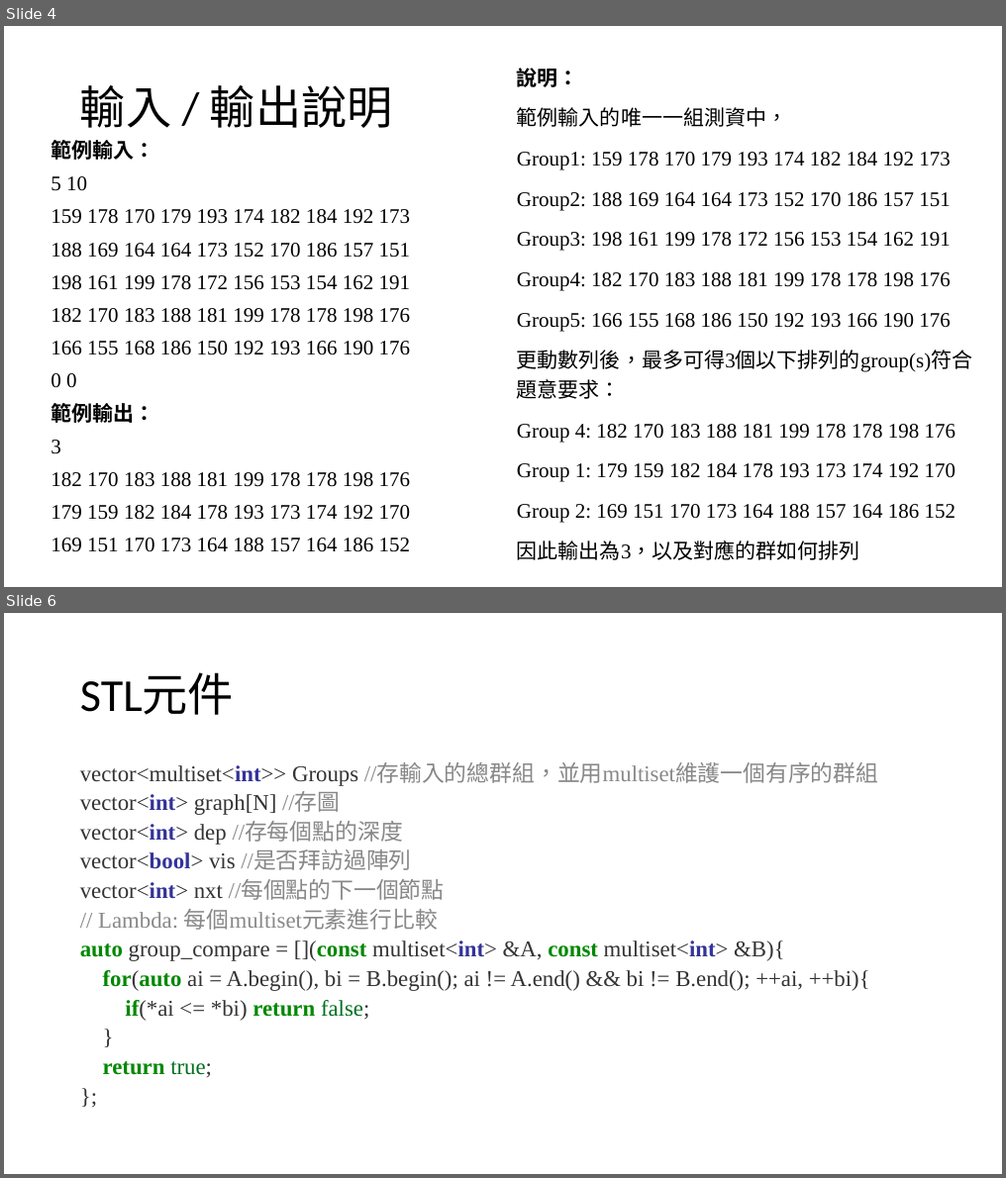
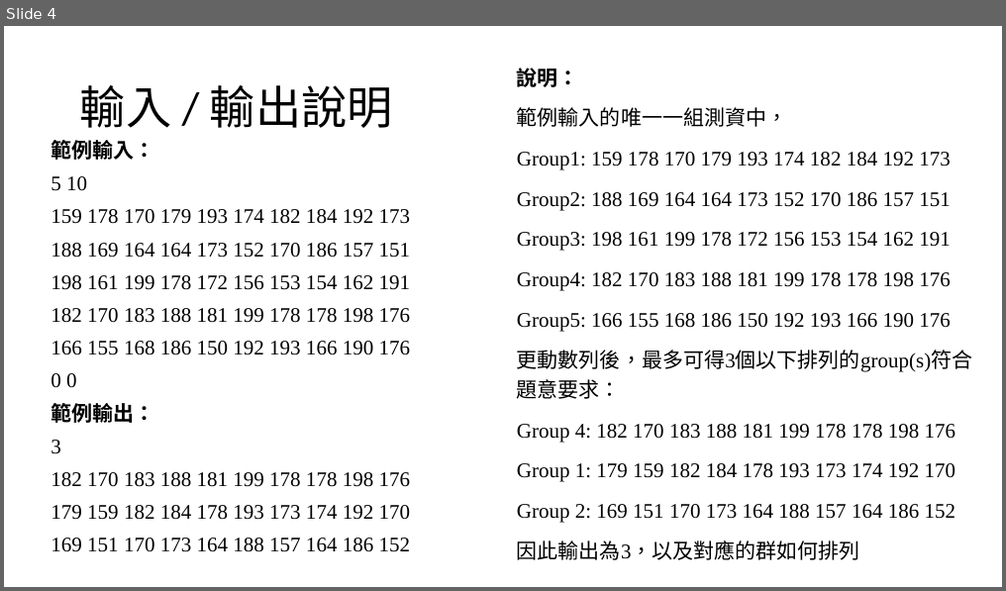
Before and after one commit to louisfghbvc/GenericProgrammingSTL, a slide deck: HW4 應用程式設計/說明.pptx. Shown one above the other, each under a label of ours: slides 4 and 6 before the commit, slide 4 after it; the slides between them are not shown. The pictures are 1006x1178 and 1006x591 pixels, drawn with LibreOffice and Linux fonts; fonts in the diff are those of the drawing. Boxes give left, top, right and bottom in pixels: in the first picture for what was removed or moved away, otherwise in the second. Text is boxed around its words. In the diff, an @@ line names an element or a change of style, - is before the commit and + after.

```diff
--- a/HW4 應用程式設計/說明.pptx
+++ b/HW4 應用程式設計/說明.pptx
@@ slide 6 removed at box(4, 613, 1002, 1174), background #FFFFFF @@
@@ title removed at box(80, 673, 234, 715) @@
-STL元件
@@ text removed at box(80, 763, 878, 1077) @@
-vector<multiset<int>> Groups //存輸入的總群組，並用multiset維護一個有序的群組
-vector<int> graph[N] //存圖
-vector<int> dep //存每個點的深度
-vector<bool> vis //是否拜訪過陣列
-vector<int> nxt //每個點的下一個節點
-// Lambda: 每個multiset元素進行比較
-auto group_compare = [](const multiset<int> &A, const multiset<int> &B){
-for(auto ai = A.begin(), bi = B.begin(); ai != A.end() && bi != B.end(); ++ai, ++bi){
-if(*ai <= *bi) return false;
-}
-return true;
-};
```
Also in this commit, not shown: 3 slides changed, 4 slides added, 1 other slide removed.
